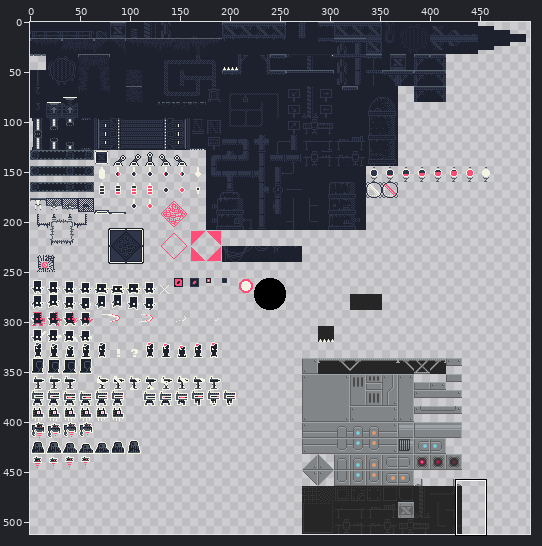
Sprite sheet, stored at shared/textures/industrial.v2.png. The first picture is a wide view before the edit; the outline marks the close-up.
Close-up. Earlier state:
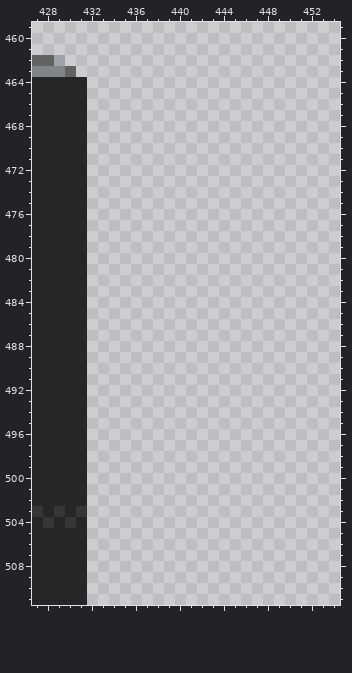
The file is 512x512 pixels. Colours within 5 levels of each other are drawn and written as one. Shown: x 427..454, y 459..511. The wide view leaves out empty margins.
The result:
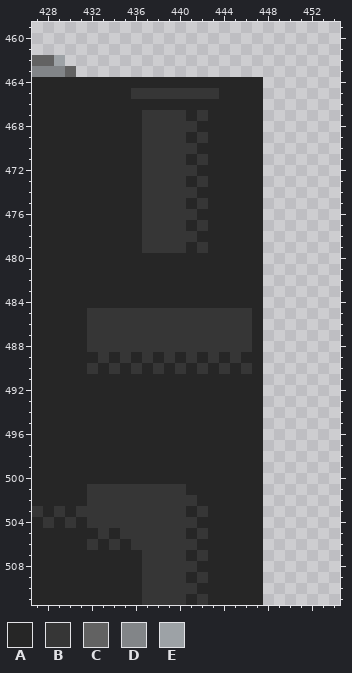
Palette (. is transparent): A #262626  B #363636  C #626262  D #828588  E #9da2a6
Edits made:
y 464: x 432..447 ................ -> AAAAAAAAAAAAAAAA
y 465: x 432..447 ................ -> AAAABBBBBBBBAAAA
y 466: x 432..447 ................ -> AAAAAAAAAAAAAAAA
y 467: x 432..447 ................ -> AAAAABBBBABAAAAA
y 468: x 432..447 ................ -> AAAAABBBBBAAAAAA
y 469: x 432..447 ................ -> AAAAABBBBABAAAAA
y 470: x 432..447 ................ -> AAAAABBBBBAAAAAA
y 471: x 432..447 ................ -> AAAAABBBBABAAAAA
y 472: x 432..447 ................ -> AAAAABBBBBAAAAAA
y 473: x 432..447 ................ -> AAAAABBBBABAAAAA
y 474: x 432..447 ................ -> AAAAABBBBBAAAAAA
y 475: x 432..447 ................ -> AAAAABBBBABAAAAA
y 476: x 432..447 ................ -> AAAAABBBBBAAAAAA
y 477: x 432..447 ................ -> AAAAABBBBABAAAAA
y 478: x 432..447 ................ -> AAAAABBBBBAAAAAA
y 479: x 432..447 ................ -> AAAAABBBBABAAAAA
y 480..484: x 432..447 ................ -> AAAAAAAAAAAAAAAA
y 485..488: x 432..447 ................ -> BBBBBBBBBBBBBBBA
y 489: x 432..447 ................ -> ABABABABABABABAA
y 490: x 432..447 ................ -> BABABABABABABABA
y 491..500: x 432..447 ................ -> AAAAAAAAAAAAAAAA
y 501: x 432..447 ................ -> BBBBBBBBBAAAAAAA
y 502: x 432..447 ................ -> BBBBBBBBBBAAAAAA
y 503: x 432..447 ................ -> BBBBBBBBBABAAAAA
y 504: x 432..447 ................ -> BBBBBBBBBBAAAAAA
y 505: x 432..447 ................ -> ABABBBBBBABAAAAA
y 506: x 432..447 ................ -> BABABBBBBBAAAAAA
y 507: x 432..447 ................ -> AAAAABBBBABAAAAA
y 508: x 432..447 ................ -> AAAAABBBBBAAAAAA
y 509: x 432..447 ................ -> AAAAABBBBABAAAAA
y 510: x 432..447 ................ -> AAAAABBBBBAAAAAA
y 511: x 432..447 ................ -> AAAAABBBBABAAAAA
Changed places in both close-ups, as pixel boxes (x1, y1, x2, y2):
added: (87, 77, 263, 605)
